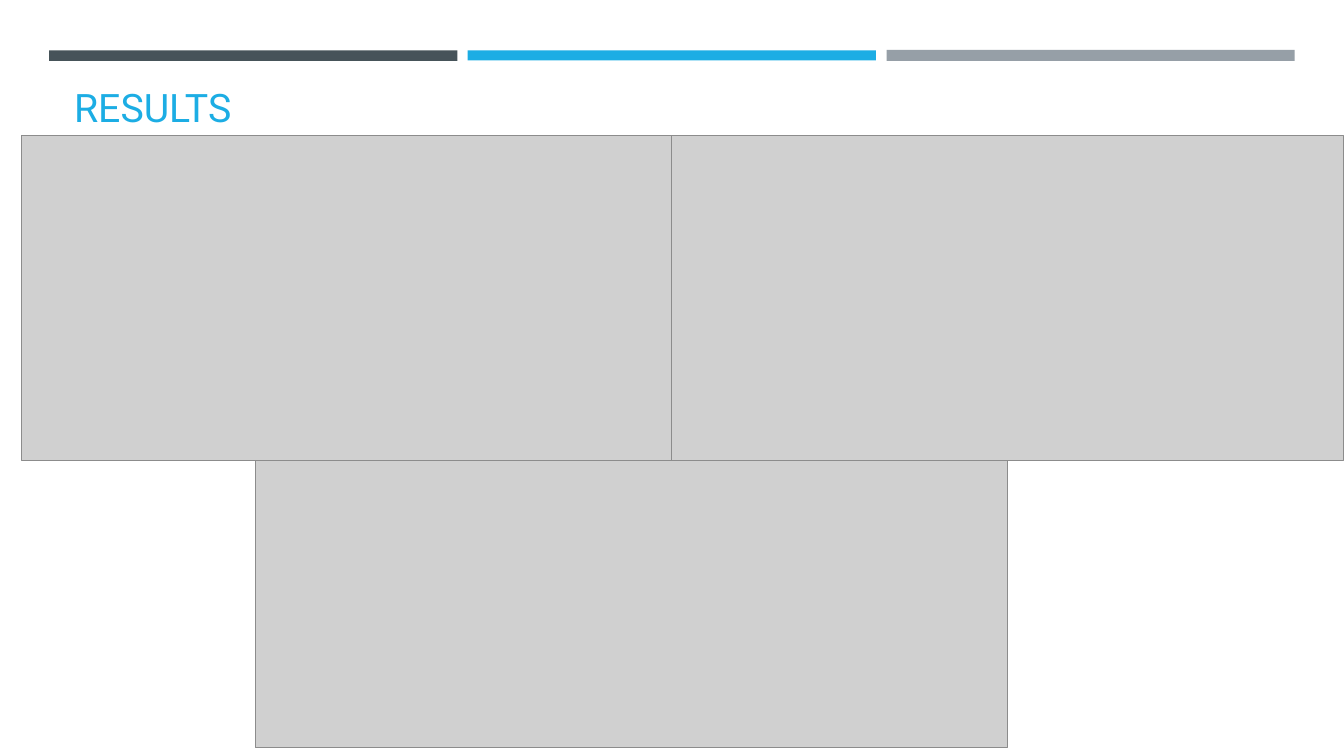
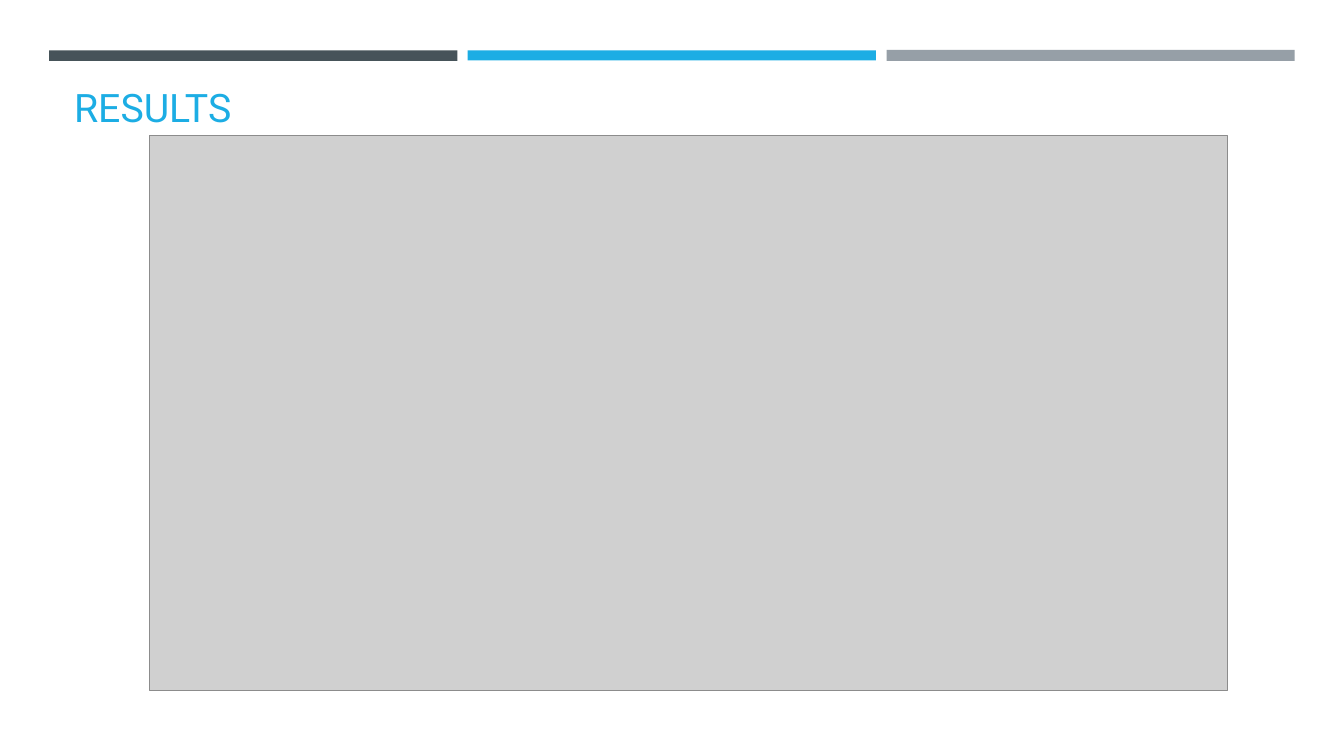
Before and after one commit to AreImanth/Steganography-Project, a slide deck: slide 7 of Steganography_ppt.pptx. Drawn at 1344x756 pixels with LibreOffice and Linux fonts; fonts in the diff are those of the drawing; grey boxes stand for pictures; background and template pictures are left out. Boxes give left, top, right and bottom in pixels: in the first picture for what was removed or moved away, otherwise in the second. Text is boxed around its words. In the diff, an @@ line names an element or a change of style, - is before the commit and + after.

```diff
--- a/Steganography_ppt.pptx
+++ b/Steganography_ppt.pptx
@@ picture: place and size @@
-picture at [22,136,673,461]
+picture at [150,136,1228,691]
@@ picture removed at [673,136,1344,461] @@
@@ picture removed at [255,461,1007,748] @@
```
Also in this commit, not shown: 2 slides added.
